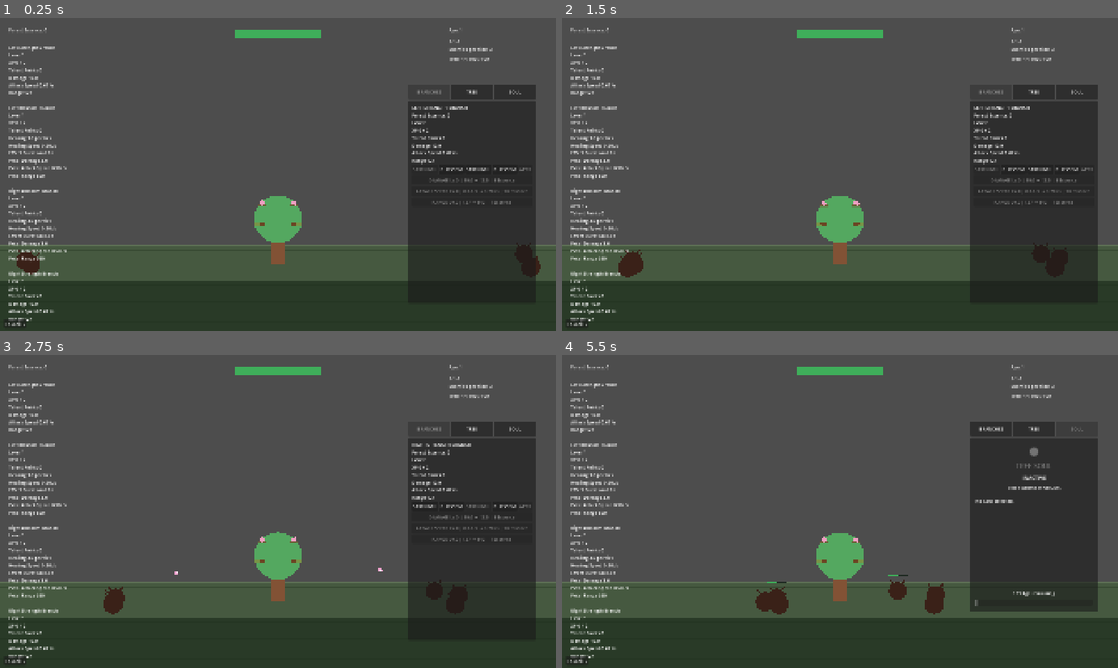
Above: before the commit, frames 1-4 (two rows, left to right).
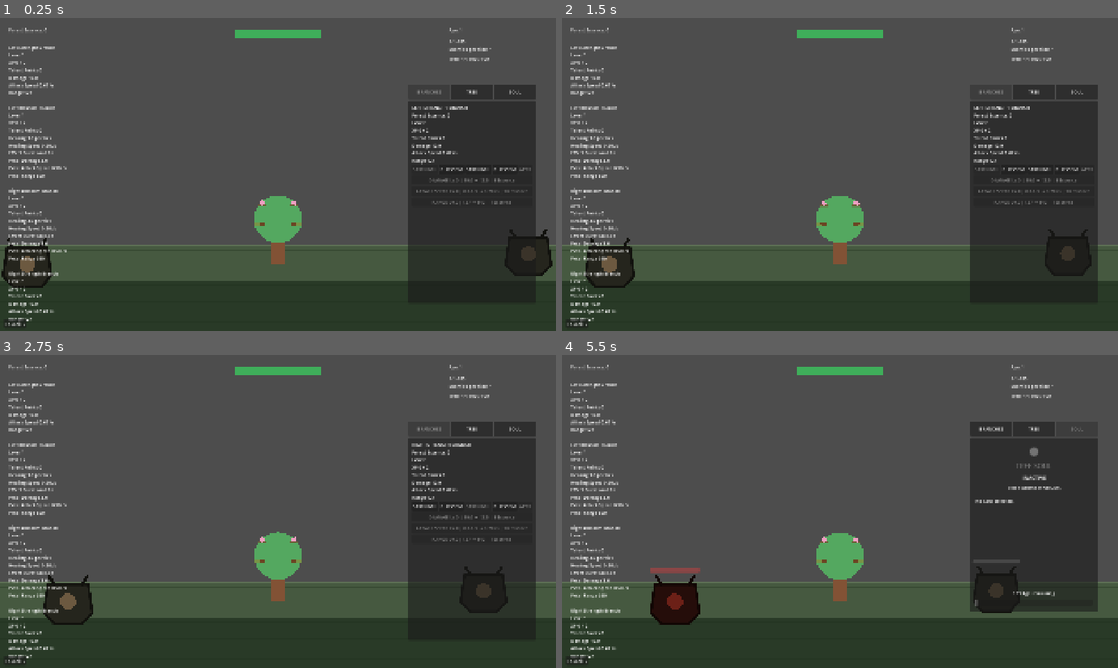
Above: after the commit, the same moments.

Repository: Triggggie/tree-guardian
Game: Godot game, scene res://scenes/main_world.tscn
Two runs of this game, one before a commit and one after it. Both use one fixed random seed, a clock stepped at 60 frames per second and the inputs below.
Inputs:
- Up to frame 1 (0.25 s): no input
- Up to frame 2 (1.5 s): click "BLOSSOM" at 0.5 s; click "STRENGTH" at 1.25 s
- Up to frame 3 (2.75 s): click "STRENGTH" at 2 s
- Up to frame 4 (5.5 s): click "BLOSSOM" at 2.75 s; click "TREE" at 3.5 s; click "BRANCHES" at 4.25 s; click "SOUL" at 5 s

The runs differ from the first frame. In frame 1, 1.3% of the frame differs, in the area x 0-100%, y 6-87%; in frame 2, 1.2%; in frame 3, 1.5%; in frame 4, 2.4%, in the area x 15-89%, y 6-87%.

Commit message:
boss atd

Diff:
--- a/resources/branches/blossom_branch_definition.tres
+++ b/resources/branches/blossom_branch_definition.tres
@@ -1,9 +1,9 @@
-[gd_resource type="Resource" script_class="BranchDefinition" format=3]
+[gd_resource type="Resource" script_class="BranchDefinition" format=3 uid="uid://rt0cci8k4u8y"]
 
-[ext_resource type="Script" path="res://scripts/definitions/branch_definition.gd" id="1_branch"]
-[ext_resource type="Script" path="res://scripts/definitions/targeting_profile.gd" id="2_targeting"]
+[ext_resource type="Script" uid="uid://d2uetf6dd60fm" path="res://scripts/definitions/branch_definition.gd" id="1_branch"]
+[ext_resource type="Script" uid="uid://csufpxtwmk7t7" path="res://scripts/definitions/targeting_profile.gd" id="2_targeting"]
 [ext_resource type="PackedScene" path="res://scenes/branches/blossom_branch.tscn" id="3_scene"]
-[ext_resource type="Script" path="res://scripts/definitions/upgrade_definition.gd" id="4_upgrade"]
+[ext_resource type="Script" uid="uid://d16a5x6nbioqp" path="res://scripts/definitions/upgrade_definition.gd" id="4_upgrade"]
 [ext_resource type="Resource" path="res://resources/upgrades/blossom/healing_per_tick.tres" id="5_healing_per_tick"]
 [ext_resource type="Resource" path="res://resources/upgrades/blossom/healing_speed.tres" id="6_healing_speed"]
 [ext_resource type="Resource" path="res://resources/upgrades/blossom/petal_damage.tres" id="7_petal_damage"]
@@ -11,18 +11,13 @@
 
 [sub_resource type="Resource" id="Resource_targeting"]
 script = ExtResource("2_targeting")
-target_group = &"enemies"
-target_priority = 0
 lane_mode = 0
-preferred_lane_span = 1
 
 [resource]
 script = ExtResource("1_branch")
 branch_id = &"blossom_branch"
 display_name = "Blossom Branch"
 description = "A support branch that heals the tree and attacks enemies with ranged petals."
-category_id = &"standard"
-legendary_tier = 0
 branch_scene = ExtResource("3_scene")
 targeting_profile = SubResource("Resource_targeting")
 upgrades = Array[ExtResource("4_upgrade")]([ExtResource("5_healing_per_tick"), ExtResource("6_healing_speed"), ExtResource("7_petal_damage")])
--- a/resources/branches/strength_branch_definition.tres
+++ b/resources/branches/strength_branch_definition.tres
@@ -1,9 +1,9 @@
-[gd_resource type="Resource" script_class="BranchDefinition" format=3]
+[gd_resource type="Resource" script_class="BranchDefinition" format=3 uid="uid://d05vh23x5t0x1"]
 
-[ext_resource type="Script" path="res://scripts/definitions/branch_definition.gd" id="1_branch"]
-[ext_resource type="Script" path="res://scripts/definitions/targeting_profile.gd" id="2_targeting"]
-[ext_resource type="PackedScene" path="res://scenes/branches/strength_branch.tscn" id="3_scene"]
-[ext_resource type="Script" path="res://scripts/definitions/upgrade_definition.gd" id="4_upgrade"]
+[ext_resource type="Script" uid="uid://d2uetf6dd60fm" path="res://scripts/definitions/branch_definition.gd" id="1_branch"]
+[ext_resource type="Script" uid="uid://csufpxtwmk7t7" path="res://scripts/definitions/targeting_profile.gd" id="2_targeting"]
+[ext_resource type="PackedScene" uid="uid://i3e2ifeg4itl" path="res://scenes/branches/strength_branch.tscn" id="3_scene"]
+[ext_resource type="Script" uid="uid://d16a5x6nbioqp" path="res://scripts/definitions/upgrade_definition.gd" id="4_upgrade"]
 [ext_resource type="Resource" path="res://resources/talents/strength/strength_talent_tree.tres" id="5_talent_tree"]
 [ext_resource type="Resource" path="res://resources/upgrades/strength/damage.tres" id="6_damage"]
 [ext_resource type="Resource" path="res://resources/upgrades/strength/attack_speed.tres" id="7_attack_speed"]
@@ -11,18 +11,12 @@
 
 [sub_resource type="Resource" id="Resource_targeting"]
 script = ExtResource("2_targeting")
-target_group = &"enemies"
-target_priority = 0
-lane_mode = 1
-preferred_lane_span = 1
 
 [resource]
 script = ExtResource("1_branch")
 branch_id = &"strength_branch"
 display_name = "Strength Branch"
 description = "A powerful melee branch that strikes nearby enemies and controls the frontline."
-category_id = &"standard"
-legendary_tier = 0
 branch_scene = ExtResource("3_scene")
 targeting_profile = SubResource("Resource_targeting")
 upgrades = Array[ExtResource("4_upgrade")]([ExtResource("6_damage"), ExtResource("7_attack_speed"), ExtResource("8_range")])
--- a/resources/enemies/bark_beetle_definition.tres
+++ b/resources/enemies/bark_beetle_definition.tres
@@ -1,7 +1,7 @@
-[gd_resource type="Resource" script_class="EnemyDefinition" load_steps=3 format=3]
+[gd_resource type="Resource" script_class="EnemyDefinition" format=3 uid="uid://bgajw64dqv8qr"]
 
-[ext_resource type="Script" path="res://scripts/definitions/enemy_definition.gd" id="1_enemy"]
-[ext_resource type="PackedScene" path="res://scenes/enemies/bark_beetle.tscn" id="2_scene"]
+[ext_resource type="Script" uid="uid://bt5acqnt8giii" path="res://scripts/definitions/enemy_definition.gd" id="1_enemy"]
+[ext_resource type="PackedScene" uid="uid://bq6epklbpqjum" path="res://scenes/enemies/bark_beetle.tscn" id="2_scene"]
 
 [resource]
 script = ExtResource("1_enemy")
@@ -15,9 +15,3 @@
 attack_interval = 1.5
 attack_range = 130.0
 essence_reward = 1
-experience_reward = 1
-branch_seed_roll_chance = 0.0
-branch_seed_pity_points = 0
-encounter_rank_id = &"normal"
-tags = Array[StringName]([])
-immune_status_effect_ids = Array[StringName]([])
--- a/resources/enemies/bark_runner_definition.tres
+++ b/resources/enemies/bark_runner_definition.tres
@@ -1,6 +1,6 @@
-[gd_resource type="Resource" script_class="EnemyDefinition" load_steps=3 format=3]
+[gd_resource type="Resource" script_class="EnemyDefinition" format=3 uid="uid://clpgka04saqfn"]
 
-[ext_resource type="Script" path="res://scripts/definitions/enemy_definition.gd" id="1_enemy"]
+[ext_resource type="Script" uid="uid://bt5acqnt8giii" path="res://scripts/definitions/enemy_definition.gd" id="1_enemy"]
 [ext_resource type="PackedScene" path="res://scenes/enemies/bark_runner.tscn" id="2_scene"]
 
 [resource]
@@ -12,12 +12,5 @@
 movement_speed = 185.0
 maximum_health = 7.0
 attack_damage = 0.75
-attack_interval = 1.0
 attack_range = 110.0
 essence_reward = 1
-experience_reward = 1
-branch_seed_roll_chance = 0.0
-branch_seed_pity_points = 0
-encounter_rank_id = &"normal"
-tags = Array[StringName]([])
-immune_status_effect_ids = Array[StringName]([])
--- a/resources/tree_souls/azure_tree_soul.tres
+++ b/resources/tree_souls/azure_tree_soul.tres
@@ -16,6 +16,5 @@
 display_name = "Azure Soul"
 description = "Increases the attack speed of all offensive branches."
 soul_color = Color(0.047058824, 0, 1, 1)
-awakening_age = 200
 bonuses = Array[ExtResource("1_ah85l")]([SubResource("Resource_urd7q")])
 metadata/_custom_type_script = "uid://bkilv1ae3o77"
--- a/resources/tree_souls/crimson_tree_soul.tres
+++ b/resources/tree_souls/crimson_tree_soul.tres
@@ -16,6 +16,5 @@
 display_name = "Crimson Soul"
 description = "Increases damage dealt by all offensive branches."
 soul_color = Color(1, 0.078431375, 0, 1)
-awakening_age = 200
 bonuses = Array[ExtResource("1_c6yab")]([SubResource("Resource_38hwk")])
 metadata/_custom_type_script = "uid://bkilv1ae3o77"
--- a/resources/tree_souls/golden_tree_soul.tres
+++ b/resources/tree_souls/golden_tree_soul.tres
@@ -16,6 +16,5 @@
 display_name = "Golden Soul"
 description = "Increases all Essence gained during the run."
 soul_color = Color(1, 0.84313726, 0, 1)
-awakening_age = 200
 bonuses = Array[ExtResource("1_lhu7q")]([SubResource("Resource_stn5k")])
 metadata/_custom_type_script = "uid://bkilv1ae3o77"
--- a/resources/tree_souls/verdant_tree_soul.tres
+++ b/resources/tree_souls/verdant_tree_soul.tres
@@ -24,6 +24,5 @@
 display_name = "Verdant Soul"
 description = "Increases maximum health and regenerates a percentage of maximum health each second."
 soul_color = Color(0.73333335, 1, 0, 1)
-awakening_age = 200
 bonuses = Array[ExtResource("1_bp14v")]([SubResource("Resource_mfql4"), SubResource("Resource_j3oi6")])
 metadata/_custom_type_script = "uid://bkilv1ae3o77"
--- a/resources/wave_schedules/guardian_grove_standard_schedule.tres
+++ b/resources/wave_schedules/guardian_grove_standard_schedule.tres
@@ -6,7 +6,6 @@
 [ext_resource type="Resource" uid="uid://m0swravpgwga" path="res://resources/waves/bark_runner_intro_wave.tres" id="4_intro"]
 [ext_resource type="Resource" uid="uid://bhxf8hu7xy8fl" path="res://resources/waves/bark_beetle_runner_mixed_wave.tres" id="5_mixed"]
 [ext_resource type="Resource" uid="uid://d126m3yd457aa" path="res://resources/waves/bark_runner_rush_wave.tres" id="6_rush"]
-[ext_resource type="Resource" uid="uid://bfj6820m7mjnv" path="res://resources/waves/guardian_grove_substage_finale_wave.tres" id="7_finale"]
 [ext_resource type="Resource" path="res://resources/waves/guardian_grove_miniboss_wave.tres" id="8_miniboss"]
 [ext_resource type="Resource" path="res://resources/waves/guardian_grove_boss_wave.tres" id="9_boss"]
 
--- a/resources/waves/guardian_grove_boss_wave.tres
+++ b/resources/waves/guardian_grove_boss_wave.tres
@@ -1,15 +1,11 @@
-[gd_resource type="Resource" script_class="WaveDefinition" format=3]
+[gd_resource type="Resource" script_class="WaveDefinition" format=3 uid="uid://bajsjqn1vjk01"]
 
-[ext_resource type="Script" path="res://scripts/definitions/wave_definition.gd" id="1_wave"]
-[ext_resource type="Script" path="res://scripts/definitions/wave_enemy_entry_definition.gd" id="2_entry"]
+[ext_resource type="Script" uid="uid://d13s4hu6scyoe" path="res://scripts/definitions/wave_definition.gd" id="1_wave"]
+[ext_resource type="Script" uid="uid://bvmrh5nj17jav" path="res://scripts/definitions/wave_enemy_entry_definition.gd" id="2_entry"]
 
 [sub_resource type="Resource" id="Resource_colossus_entry"]
 script = ExtResource("2_entry")
 enemy_id = &"ancient_bark_colossus"
-base_count_per_side = 1
-count_increase_interval = 0
-count_increase_amount = 0
-maximum_count_per_side = 1
 
 [resource]
 script = ExtResource("1_wave")
@@ -17,6 +13,3 @@
 display_name = "Guardian Grove Boss"
 description = "One Ancient Bark Colossus attacks from each side."
 enemy_entries = Array[ExtResource("2_entry")]([SubResource("Resource_colossus_entry")])
-spawn_interval = 0.25
-completion_message_duration = 0.7
-time_after_wave = 0.5
--- a/resources/waves/guardian_grove_miniboss_wave.tres
+++ b/resources/waves/guardian_grove_miniboss_wave.tres
@@ -1,15 +1,11 @@
-[gd_resource type="Resource" script_class="WaveDefinition" format=3]
+[gd_resource type="Resource" script_class="WaveDefinition" format=3 uid="uid://1sw1epm1bc7m"]
 
-[ext_resource type="Script" path="res://scripts/definitions/wave_definition.gd" id="1_wave"]
-[ext_resource type="Script" path="res://scripts/definitions/wave_enemy_entry_definition.gd" id="2_entry"]
+[ext_resource type="Script" uid="uid://d13s4hu6scyoe" path="res://scripts/definitions/wave_definition.gd" id="1_wave"]
+[ext_resource type="Script" uid="uid://bvmrh5nj17jav" path="res://scripts/definitions/wave_enemy_entry_definition.gd" id="2_entry"]
 
 [sub_resource type="Resource" id="Resource_warden_entry"]
 script = ExtResource("2_entry")
 enemy_id = &"bark_warden"
-base_count_per_side = 1
-count_increase_interval = 0
-count_increase_amount = 0
-maximum_count_per_side = 1
 
 [resource]
 script = ExtResource("1_wave")
@@ -17,6 +13,3 @@
 display_name = "Guardian Grove Miniboss"
 description = "One Bark Warden attacks from each side."
 enemy_entries = Array[ExtResource("2_entry")]([SubResource("Resource_warden_entry")])
-spawn_interval = 0.25
-completion_message_duration = 0.7
-time_after_wave = 0.5
--- a/scenes/main_world.tscn
+++ b/scenes/main_world.tscn
@@ -282,7 +282,7 @@
 offset_bottom = 885.0
 script = ExtResource("16_8v7ug")
 
-[node name="TreeSoulRankUpNotification" type="Control" parent="UI"]
+[node name="TreeSoulRankUpNotification" type="Control" parent="UI" unique_id=1025931021]
 layout_mode = 3
 anchors_preset = 0
 offset_right = 40.0
@@ -295,21 +295,22 @@
 
 [node name="Developer" type="Node2D" parent="." unique_id=1336045314]
 
-[node name="EnemyTracker" type="Node" parent="."]
+[node name="EnemyTracker" type="Node" parent="." unique_id=1458620695]
 script = ExtResource("18_enemy_tracker")
 
-[node name="LaneRegistry" type="Node" parent="."]
+[node name="LaneRegistry" type="Node" parent="." unique_id=476432180]
 script = ExtResource("19_lane_registry")
 
-[node name="SpawnDirector" type="Node" parent="."]
+[node name="SpawnDirector" type="Node" parent="." unique_id=890952258]
 script = ExtResource("20_spawn_director")
 lane_spacing = 12.0
 lane_center_y_offset = 20.0
 lane_y_jitter = 2.0
 lane_scale_step = 0.02
 
-[node name="WaveDirector" type="Node" parent="."]
+[node name="WaveDirector" type="Node" parent="." unique_id=1562890971]
 script = ExtResource("21_wave_director")
+debug_start_global_wave = 100
 
 [node name="WaveManager" type="Node" parent="." unique_id=300043025]
 script = ExtResource("5_wy0bs")
Not shown: 1 places in resources/content_registry.tres that only renumber resources
Not shown: 1 places in scenes/main_world.tscn that only renumber resources
